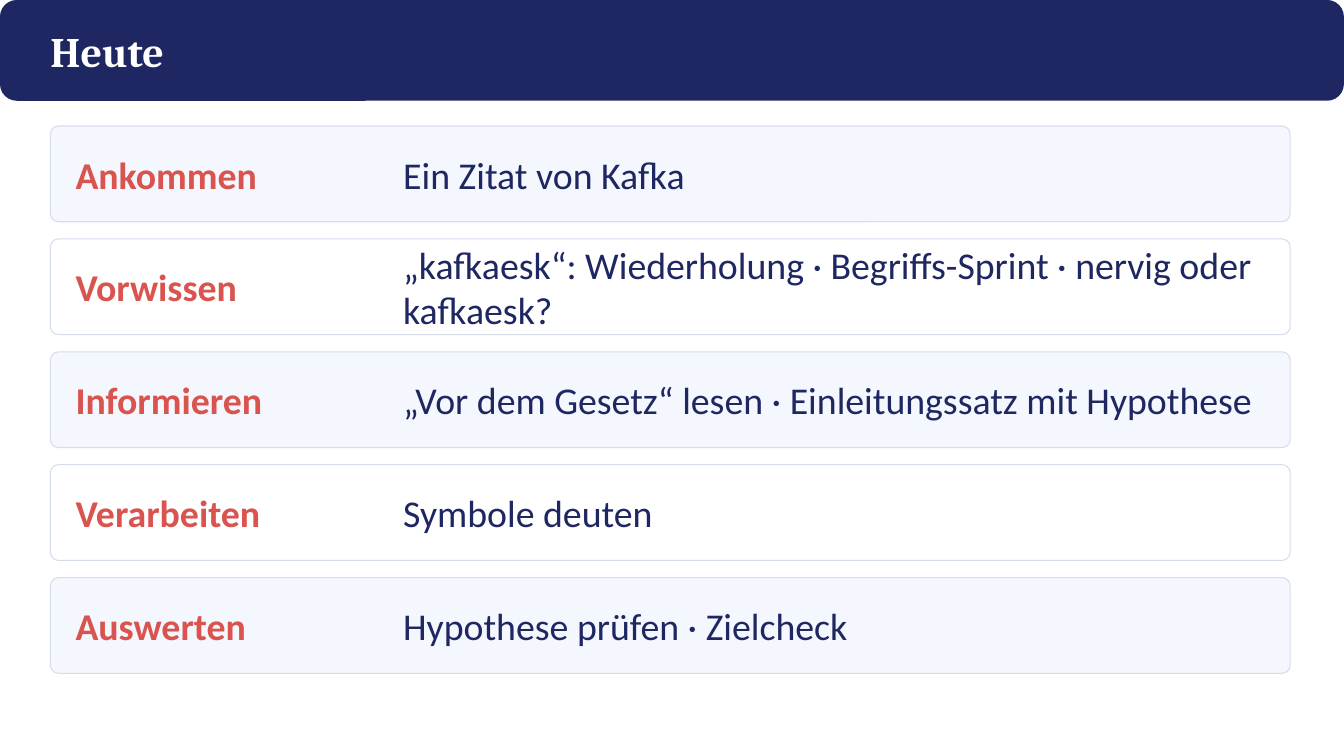
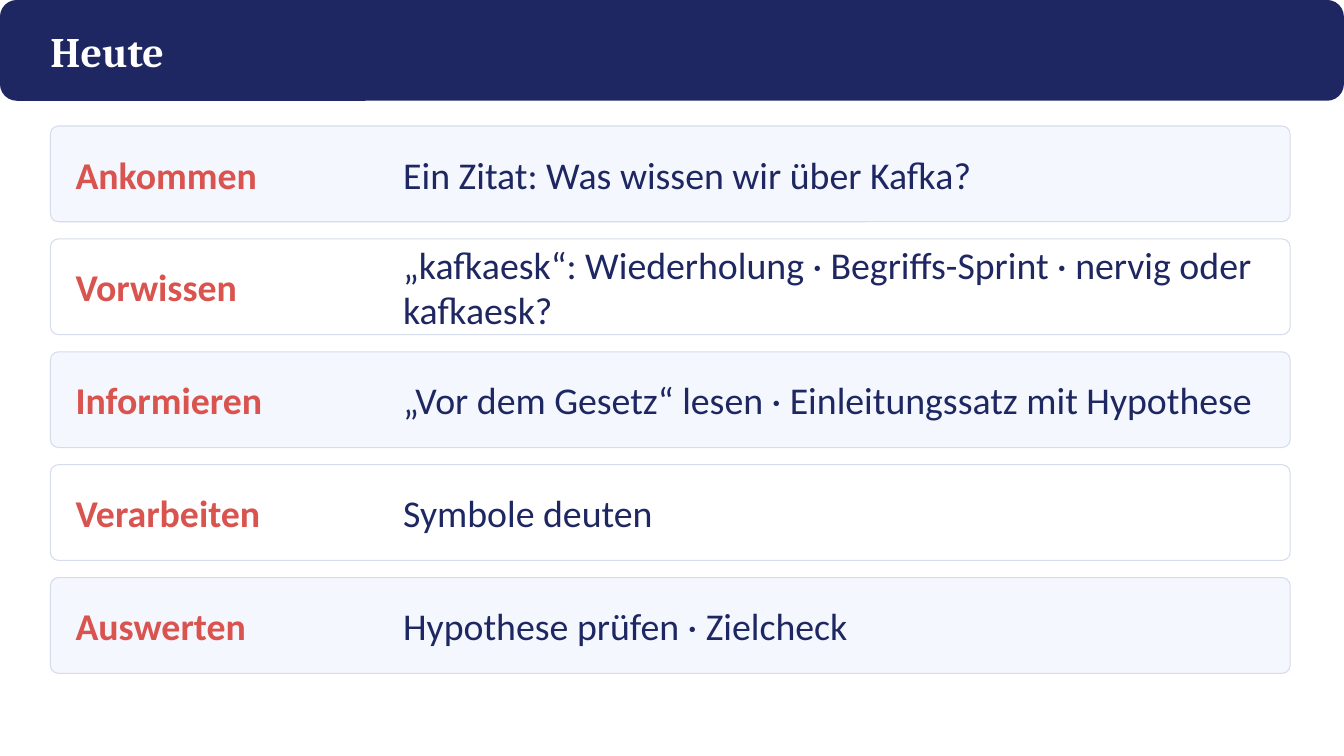
Before and after one commit to golzkonstantin-gif/Schule, a slide deck: slide 2 of Deutsch_11/Kafka_Vor_dem_Gesetz/Praesentation_Vor_dem_Gesetz.pptx. Drawn at 1344x756 pixels with LibreOffice and Linux fonts; fonts in the diff are those of the drawing. Boxes give left, top, right and bottom in pixels: in the first picture for what was removed or moved away, otherwise in the second. Text is boxed around its words. In the diff, an @@ line names an element or a change of style, - is before the commit and + after.

```diff
--- a/Deutsch_11/Kafka_Vor_dem_Gesetz/Praesentation_Vor_dem_Gesetz.pptx
+++ b/Deutsch_11/Kafka_Vor_dem_Gesetz/Praesentation_Vor_dem_Gesetz.pptx
@@ text at <box>403,162,971,190</box>: text changed @@
-Ein Zitat von Kafka
+Ein Zitat: Was wissen wir über Kafka?
```
Also in this commit, not shown: 2 other slides changed, 1 slide added, 1 slide removed, 9 other files.
